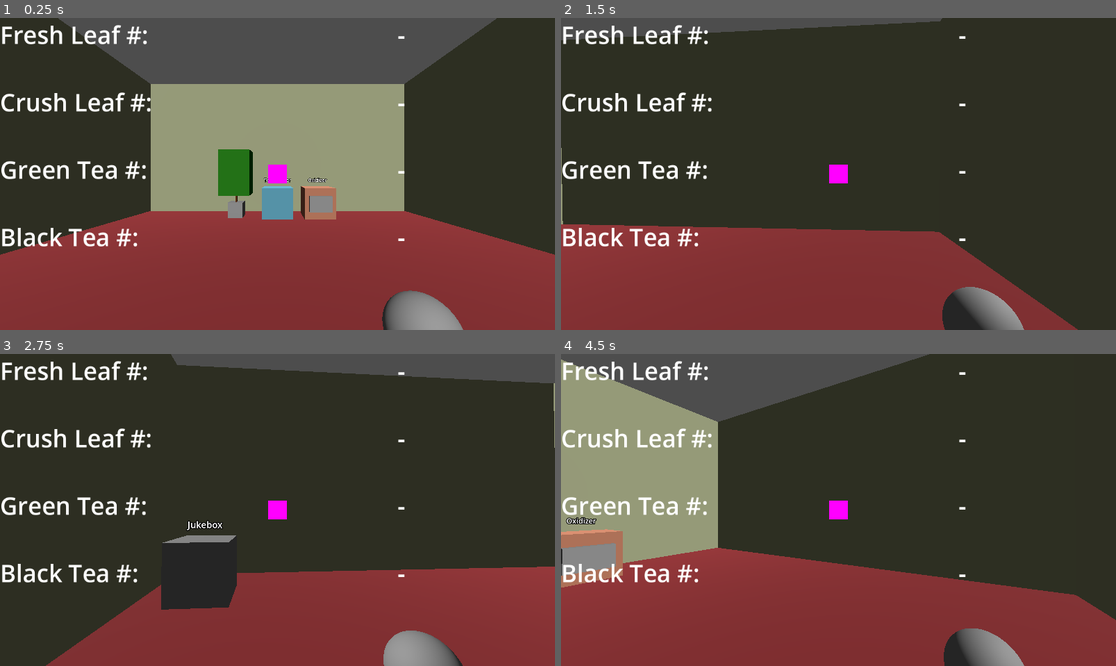
Above: before the commit, frames 1-4 (two rows, left to right).
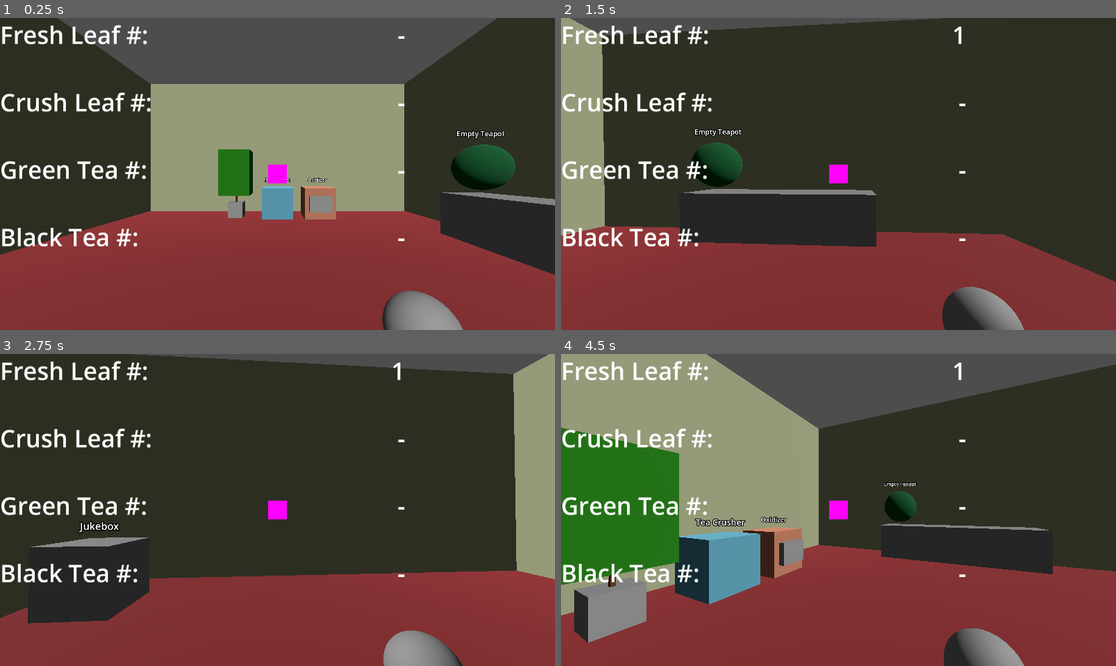
Above: after the commit, the same moments.

Repository: danipurdes/TeaShop
Game: Godot game, scene res://teatree.tscn
The game is run twice, just before and just after one commit, with the same random seed, the same clock (stepped at 60 frames per second) and the same inputs. Sound files missing from this copy of the repository are replaced by a short silence.
Inputs (mouse positions are in pixels of both pictures, inside the frame that each line leads up to):
- Up to frame 1 (0.25 s): no input
- Up to frame 2 (1.5 s): tap Enter at 0.5 s; move the mouse to (832, 180) at 0.52 s; hold W (walk_forward) from 0.53 s (still down); click (832, 180) at 0.6 s; move the mouse to (877, 177) at 1.27 s; click (877, 177) at 1.35 s
- Up to frame 3 (2.75 s): keep holding W (walk_forward); move the mouse to (233, 506) at 2.02 s; click (233, 506) at 2.1 s
- Up to frame 4 (4.5 s): move the mouse to (844, 510) at 2.77 s; release W (walk_forward) at 2.78 s; hold A (walk_left) 2.78-3.53 s; click (844, 510) at 2.85 s; move the mouse to (816, 503) at 3.52 s; hold W (walk_forward) from 3.53 s (still down); click (816, 503) at 3.6 s; move the mouse to (866, 510) at 4.27 s; click (866, 510) at 4.35 s

The runs differ from the first frame. In frame 1, 2.7% of the frame differs, in the area x 79-100%, y 36-83%; in frame 2, 13%; in frame 3, 11%; in frame 4, 37%, in the area x 0-100%, y 0-93%.
Error before the commit: Attempt to call function 'project_ray_origin' in base 'null instance' on a null instance. (res://Player.gd:14)

Commit message:
Added teapot item
Player can pick up the tea pot and set it down on hotspots

Diff:
--- /dev/null
+++ b/Hotspot.gd
@@ -0,0 +1,14 @@
+extends Area3D
+
+var currentItem = null
+
+# Called when the node enters the scene tree for the first time.
+func _ready():
+	pass # Replace with function body.
+
+# Called every frame. 'delta' is the elapsed time since the previous frame.
+func _process(delta):
+	pass
+
+func ping():
+	get_node("/root/Node3D/Player").requestDropHeldItem(self)
--- a/Player.gd
+++ b/Player.gd
@@ -3,14 +3,16 @@
 var doRequestRaycast = false
 var raycastEvent
 var RAY_LENGTH = 1000.0
-var walk_speed = 1.0
+var walk_speed = 2.0
 var rotate_sensitivity_h = 1
 var rotate_invert_h = -1
+var heldItem = null
+var heldHitbox = null
 
 func _physics_process(_delta):
 	# Object Picking
 	if doRequestRaycast:
-		var camera3d = $Camera3D
+		var camera3d = $Camera
 		var from = camera3d.project_ray_origin(raycastEvent.position)
 		var to = from + camera3d.project_ray_normal(raycastEvent.position) * RAY_LENGTH
 		var query = PhysicsRayQueryParameters3D.create(from, to, collision_mask)
@@ -46,3 +48,26 @@
 		doRequestRaycast = true
 		raycastEvent = event
 		print(event)
+
+func attemptPickup(item, hitbox, mesh):
+	if heldItem == null:
+		updateHeldItem(item, hitbox, mesh)
+
+func updateHeldItem(item, hitbox, mesh):
+	item.visible = false
+	hitbox.disabled = true
+	heldItem = item
+	heldHitbox = hitbox
+	$Hand/HeldItem.mesh = mesh.mesh
+
+func requestDropHeldItem(dropRequestor):
+	if heldItem != null:
+		dropHeldItem(dropRequestor)
+
+func dropHeldItem(dropRequestor):
+	$Hand/HeldItem.mesh = null
+	heldHitbox.disabled = false
+	heldItem.visible = true
+	heldItem.position = dropRequestor.global_position
+	heldItem = null
+	heldHitbox = null
--- /dev/null
+++ b/TeapotGreen.gd
@@ -0,0 +1,13 @@
+extends Area3D
+
+# Called when the node enters the scene tree for the first time.
+func _ready():
+	pass # Replace with function body.
+
+
+# Called every frame. 'delta' is the elapsed time since the previous frame.
+func _process(delta):
+	pass
+
+func ping():
+	get_node("/root/Node3D/Player").attemptPickup(self, $TeapotGreenHitbox, $TeapotGreenMesh)
--- a/teatree.tscn
+++ b/teatree.tscn
@@ -1,8 +1,10 @@
-[gd_scene load_steps=36 format=3 uid="uid://bmkacr6ktnxpn"]
+[gd_scene load_steps=43 format=3 uid="uid://bmkacr6ktnxpn"]
 
 [ext_resource type="Script" path="res://Main.gd" id="1_2amdu"]
 [ext_resource type="Script" path="res://TeaTree.gd" id="1_j6fp0"]
 [ext_resource type="Script" path="res://FPSCamera.gd" id="2_0mnq6"]
+[ext_resource type="Script" path="res://Hotspot.gd" id="2_ig0pm"]
+[ext_resource type="Script" path="res://TeapotGreen.gd" id="2_leiv5"]
 [ext_resource type="Script" path="res://LeafCrusher.gd" id="3_ne25g"]
 [ext_resource type="Script" path="res://Oxidizer.gd" id="4_xwbqi"]
 [ext_resource type="Script" path="res://Player.gd" id="5_vpoxk"]
@@ -28,6 +30,23 @@
 [sub_resource type="QuadMesh" id="QuadMesh_h7fqm"]
 material = SubResource("StandardMaterial3D_phl1b")
 size = Vector2(10, 5)
+
+[sub_resource type="BoxMesh" id="BoxMesh_ua5ob"]
+size = Vector3(1, 1, 4)
+
+[sub_resource type="CylinderShape3D" id="CylinderShape3D_81lox"]
+height = 0.2
+radius = 0.4
+
+[sub_resource type="SphereShape3D" id="SphereShape3D_na1qy"]
+
+[sub_resource type="StandardMaterial3D" id="StandardMaterial3D_frrqe"]
+albedo_color = Color(0, 0.352941, 0.164706, 1)
+metallic = 0.21
+metallic_specular = 0.55
+
+[sub_resource type="SphereMesh" id="SphereMesh_sd412"]
+material = SubResource("StandardMaterial3D_frrqe")
 
 [sub_resource type="BoxShape3D" id="BoxShape3D_fxqqb"]
 size = Vector3(1, 1.5, 1)
@@ -196,6 +215,36 @@
 transform = Transform3D(1.31134e-07, 8.74228e-08, 1, 0, -1, 8.74228e-08, 1, -1.14641e-14, -1.31134e-07, -5, 2.49967, 0)
 mesh = SubResource("QuadMesh_h7fqm")
 
+[node name="Counter" type="MeshInstance3D" parent="StaticEnvironment"]
+transform = Transform3D(1, 0, 0, 0, 1, 0, 0, 0, 1, 4.5, 0.5, 0)
+mesh = SubResource("BoxMesh_ua5ob")
+
+[node name="CounterHotspot_0" type="Area3D" parent="StaticEnvironment/Counter"]
+transform = Transform3D(1, 0, 0, 0, 1, 0, 0, 0, 1, 0, 0.6, -1.5)
+collision_layer = 3
+collision_mask = 0
+script = ExtResource("2_ig0pm")
+
+[node name="CounterHitbox_0" type="CollisionShape3D" parent="StaticEnvironment/Counter/CounterHotspot_0"]
+shape = SubResource("CylinderShape3D_81lox")
+
+[node name="TeapotGreen" type="Area3D" parent="."]
+transform = Transform3D(1, 0, 0, 0, 1, 0, 0, 0, 1, 4.5, 1.1, -1.5)
+script = ExtResource("2_leiv5")
+
+[node name="TeapotGreenHitbox" type="CollisionShape3D" parent="TeapotGreen"]
+transform = Transform3D(1, 0, 0, 0, 1, 0, 0, 0, 1, 0, 0.5, 0)
+shape = SubResource("SphereShape3D_na1qy")
+
+[node name="TeapotGreenMesh" type="MeshInstance3D" parent="TeapotGreen"]
+transform = Transform3D(1, 0, 0, 0, 1, 0, 0, 0, 1, 0, 0.5, 0)
+mesh = SubResource("SphereMesh_sd412")
+
+[node name="TeapotGreenLabel" type="Label3D" parent="TeapotGreen"]
+transform = Transform3D(1, 0, 0, 0, 1, 0, 0, 0, 1, 0, 1.25, 0)
+billboard = 1
+text = "Empty Teapot"
+
 [node name="TeaTree_0" type="Area3D" parent="."]
 transform = Transform3D(1, 0, 0, 0, 1, 0, 0, 0, 1, -1.40965, 0, -4)
 collision_layer = 3
@@ -294,6 +343,8 @@
 [node name="Hand" type="MeshInstance3D" parent="Player"]
 transform = Transform3D(1, 0, 0, 0, 1, 0, 0, 0, 1, 0.417331, 0, -0.591021)
 mesh = SubResource("SphereMesh_8knmf")
+
+[node name="HeldItem" type="MeshInstance3D" parent="Player/Hand"]
 
 [node name="Jukebox_0" type="Area3D" parent="."]
 transform = Transform3D(1, 0, 0, 0, 1, 0, 0, 0, 1, -3.70722, 0, 3.96591)
